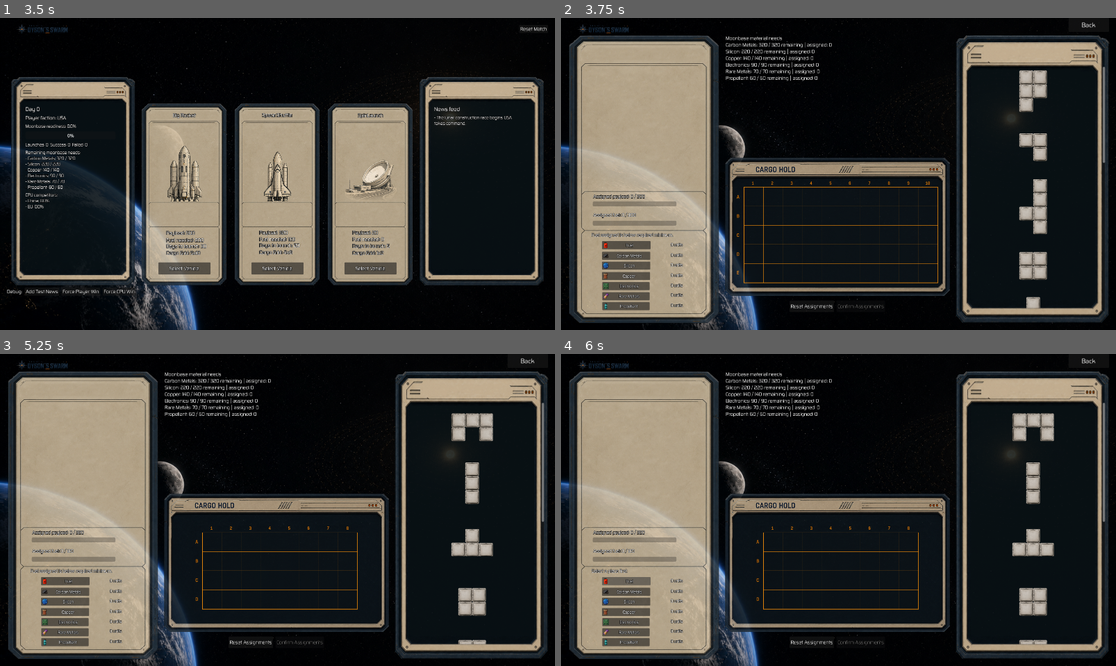
Above: before the commit, frames 1-4 (two rows, left to right).
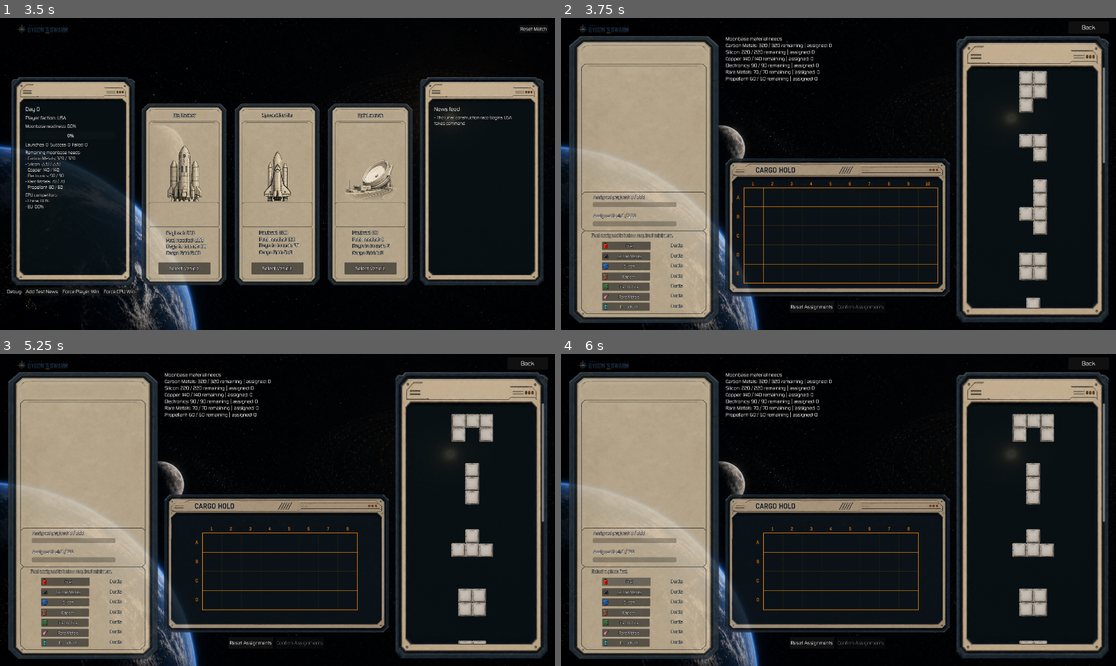
Above: after the commit, the same moments.

Repository: Geopardi00/ProjectDysonSwarm
Game: Godot game, scene res://scenes/main/Main.tscn
Same seed, same stepped clock (60 frames per second), same inputs: the game is played once before the commit and once after it. Video files are missing from this copy of the repository; at most half a second of black plays in their place. Sound files missing from this copy of the repository are replaced by a short silence.
Inputs (mouse positions are in pixels of both pictures, inside the frame that each line leads up to):
- Up to frame 1 (3.5 s): click "START" at 0.5 s; click "START" at 1.25 s; click (177, 174) at 2.02 s; click "START" at 2.75 s
- Up to frame 2 (3.75 s): click "Select Vehicle" at 3.5 s
- Up to frame 3 (5.25 s): click "Back" at 4.25 s; click "Select Vehicle" at 5 s
- Up to frame 4 (6 s): click "Fuel" at 5.75 s

Frame 1 is identical in both runs. In frame 2, 5.7% of the frame differs, in the area x 1-99%, y 1-94%; in frame 3, 5.5%; in frame 4, 5.4%.

Commit message:
Decouple cargo back button layout

Diff:
--- a/scenes/ui/CargoLoadingScreen.gd
+++ b/scenes/ui/CargoLoadingScreen.gd
@@ -39,6 +39,28 @@
 	set(value):
 		meter_character_spacing = value
 		_update_editor_meter_text()
+
+@export_category("Back Button")
+@export_range(60.0, 400.0, 1.0, "suffix:px") var back_button_width := 140.0:
+	set(value):
+		back_button_width = value
+		_apply_back_button_style()
+@export_range(24.0, 120.0, 1.0, "suffix:px") var back_button_height := 40.0:
+	set(value):
+		back_button_height = value
+		_apply_back_button_style()
+@export_range(10, 48, 1, "suffix:px") var back_button_font_size := 21:
+	set(value):
+		back_button_font_size = value
+		_apply_back_button_style()
+@export_range(0.0, 100.0, 1.0, "suffix:px") var back_button_top_margin := 12.0:
+	set(value):
+		back_button_top_margin = value
+		_apply_back_button_style()
+@export_range(0.0, 100.0, 1.0, "suffix:px") var back_button_right_margin := 24.0:
+	set(value):
+		back_button_right_margin = value
+		_apply_back_button_style()
 
 enum CargoPhase { ASSIGNMENT, PACKING }
 
@@ -90,6 +112,7 @@
 
 
 func _ready() -> void:
+	_apply_back_button_style()
 	_apply_meter_text_style()
 	if Engine.is_editor_hint():
 		return
@@ -103,6 +126,26 @@
 	if not is_inside_tree():
 		return
 	_apply_meter_text_style()
+
+
+func _apply_back_button_style() -> void:
+	var back_button := get_node_or_null("BackButton") as Button
+	if back_button == null:
+		return
+	# GUI input follows sibling order as well as drawing order. Keep this overlay
+	# after the full-screen RootMargin so it receives clicks before the margin.
+	if back_button.get_parent() == self:
+		move_child(back_button, get_child_count() - 1)
+	back_button.custom_minimum_size = Vector2(back_button_width, back_button_height)
+	back_button.add_theme_font_size_override("font_size", back_button_font_size)
+	back_button.anchor_left = 1.0
+	back_button.anchor_top = 0.0
+	back_button.anchor_right = 1.0
+	back_button.anchor_bottom = 0.0
+	back_button.offset_left = -back_button_right_margin - back_button_width
+	back_button.offset_top = back_button_top_margin
+	back_button.offset_right = -back_button_right_margin
+	back_button.offset_bottom = back_button_top_margin + back_button_height
 
 
 func _apply_meter_text_style() -> void:
--- a/scenes/ui/CargoLoadingScreen.tscn
+++ b/scenes/ui/CargoLoadingScreen.tscn
@@ -51,6 +51,8 @@
 grow_vertical = 2
 script = ExtResource("1_cargo_loading")
 meter_character_spacing = 2
+back_button_height = 42.0
+back_button_font_size = 20
 
 [node name="Background" type="TextureRect" parent="." unique_id=1203145530]
 layout_mode = 1
@@ -82,6 +84,7 @@
 theme_override_constants/separation = 12
 
 [node name="Header" type="HBoxContainer" parent="RootMargin/Layout" unique_id=4795930]
+custom_minimum_size = Vector2(0, 50)
 layout_mode = 2
 theme_override_constants/separation = 12
 
@@ -91,13 +94,6 @@
 size_flags_horizontal = 3
 theme_override_font_sizes/font_size = 22
 label_settings = SubResource("LabelSettings_outline")
-
-[node name="BackButton" type="Button" parent="RootMargin/Layout/Header" unique_id=985904312]
-unique_name_in_owner = true
-custom_minimum_size = Vector2(140, 48)
-layout_mode = 2
-theme_override_font_sizes/font_size = 21
-text = "Back"
 
 [node name="AssignmentPanel" type="HBoxContainer" parent="RootMargin/Layout" unique_id=2051998405]
 unique_name_in_owner = true
@@ -1220,3 +1216,19 @@
 grow_horizontal = 2
 grow_vertical = 2
 text = "Rotate Selected"
+
+[node name="BackButton" type="Button" parent="." unique_id=985904312]
+unique_name_in_owner = true
+z_index = 100
+custom_minimum_size = Vector2(140, 42)
+layout_mode = 1
+anchors_preset = 1
+anchor_left = 1.0
+anchor_right = 1.0
+offset_left = -164.0
+offset_top = 12.0
+offset_right = -24.0
+offset_bottom = 54.0
+grow_horizontal = 0
+theme_override_font_sizes/font_size = 20
+text = "Back"
--- a/scripts/tests/CargoUiSmokeTest.gd
+++ b/scripts/tests/CargoUiSmokeTest.gd
@@ -3,6 +3,7 @@
 const CargoLoadingScreenScene := preload("res://scenes/ui/CargoLoadingScreen.tscn")
 
 var did_emit_launch := false
+var did_emit_cancel := false
 
 
 func _init() -> void:
@@ -13,6 +14,29 @@
 	var screen = CargoLoadingScreenScene.instantiate()
 	root.add_child(screen)
 	await process_frame
+	var back_button := screen.get_node("BackButton") as Button
+	if screen.get_child(screen.get_child_count() - 1) != back_button:
+		_fail("Cargo Back button overlay did not have top GUI input priority.")
+		return
+	screen.assignment_cancelled.connect(func() -> void: did_emit_cancel = true)
+	back_button.pressed.emit()
+	if not did_emit_cancel:
+		_fail("Cargo Back button did not emit assignment cancellation.")
+		return
+	var assignment_panel := screen.get_node("RootMargin/Layout/AssignmentPanel") as HBoxContainer
+	var assignment_y_before_resize: float = assignment_panel.position.y
+	screen.back_button_width = 196.0
+	screen.back_button_height = 52.0
+	screen.back_button_font_size = 25
+	await process_frame
+	if back_button.size != Vector2(196.0, 52.0) or back_button.get_theme_font_size("font_size") != 25:
+		_fail("Cargo Back button Inspector controls did not update the runtime button.")
+		return
+	screen.back_button_height = 80.0
+	await process_frame
+	if not is_equal_approx(assignment_panel.position.y, assignment_y_before_resize):
+		_fail("Resizing the independent Cargo Back button moved the assignment panel.")
+		return
 	if screen.capacity_label.get_theme_font_size("font_size") != 18:
 		_fail("Cargo meter labels did not use the readability font size.")
 		return
Not shown, changed: state_of_game.md
